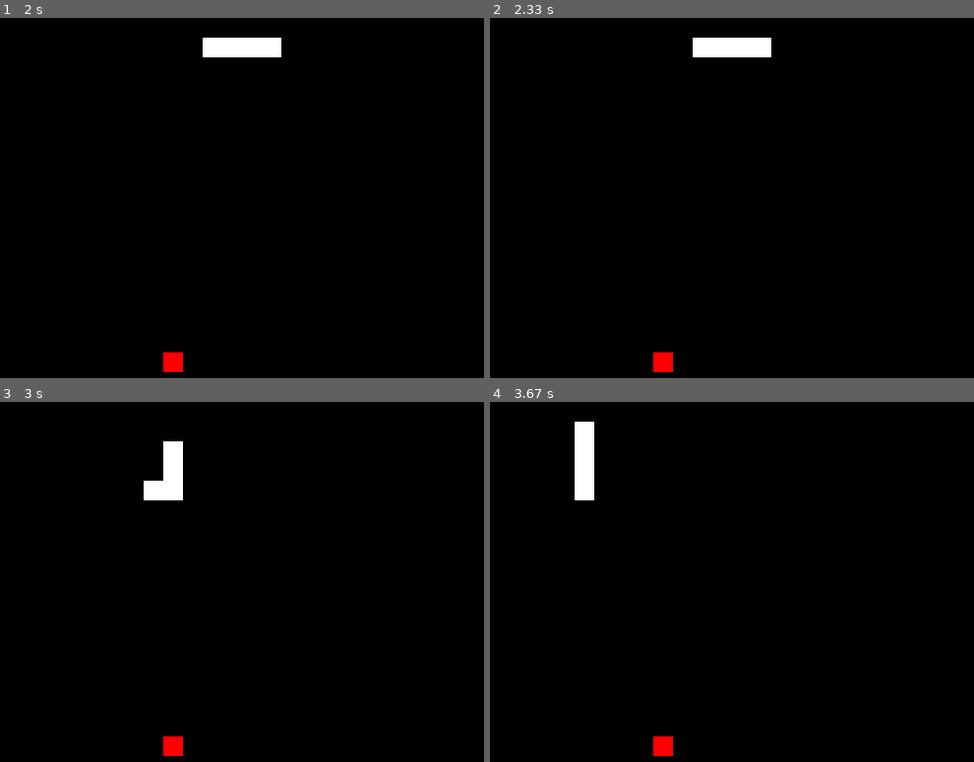
Above: before the commit, frames 1-4 (two rows, left to right).
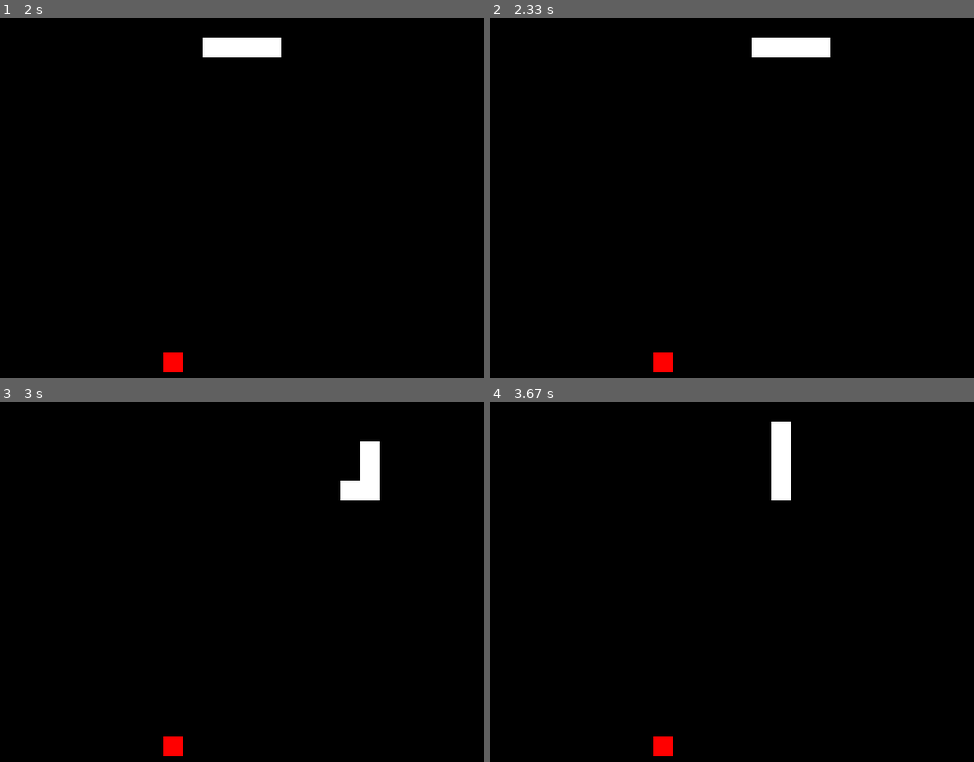
Above: after the commit, the same moments.

Repository: breathfisheva/pygamelearning
Game: pygame game, started from snake.py
The game is run twice, just before and just after one commit, with the same random seed, the same clock (stepped at 60 frames per second) and the same inputs.
Inputs:
- Up to frame 1 (2 s): hold Right 0.33-0.8 s; hold Up 0.83-1.3 s; hold Right 1.33-1.8 s; hold Left from 1.83 s (still down)
- Up to frame 2 (2.33 s): keep holding Left
- Up to frame 3 (3 s): release Left at 2.37 s; hold Down 2.4-2.7 s; hold Left from 2.73 s (still down)
- Up to frame 4 (3.67 s): release Left at 3.13 s; hold Up 3.17-3.53 s; hold Right from 3.57 s (still down)

Frame 1 is identical in both runs. In frame 2, 1.3% of the frame differs, in the area x 41-71%, y 5-11%; in frame 3, 1.8%, in the area x 29-79%, y 10-28%; in frame 4, 1.8%.

Commit message:
fix snake bug, if previous direction is up, then next direction cannot be down, same as left and right

Diff:
--- a/snake.py
+++ b/snake.py
@@ -13,6 +13,7 @@
 eatfood = False
 
 direction = 'right'
+Changedirection = direction  # 加上changedirection变量
 
 clock = pygame.time.Clock()
 
@@ -27,6 +28,7 @@
     pygame.quit()
     exit()
 
+
 while True:
 
     for event in pygame.event.get():
@@ -34,13 +36,24 @@
             exit()
         elif event.type == KEYDOWN:
             if event.key == K_RIGHT:
-                direction = 'right'
+                Changedirection = 'right'
             if event.key == K_LEFT:
-                direction = 'left'
+                Changedirection = 'left'
             if event.key == K_UP:
-                direction = 'up'
+                Changedirection = 'up'
             if event.key == K_DOWN:
-                direction = 'down'
+                Changedirection = 'down'
+
+    #注意我们需要用changedirection作为下一步的方向，然后direction保留之前的方向，如果之前的方向是往上走的化，那下一步的方向就不能是往下走
+    if Changedirection == 'right' and direction!='left':
+        direction = Changedirection
+    if Changedirection == 'left' and direction!='right':
+        direction = Changedirection
+    if Changedirection == 'up' and direction!='down':
+        direction = Changedirection
+    if Changedirection == 'down' and direction!='up':
+        direction = Changedirection
+
 
     if direction == 'right':
         head[0] += 20
@@ -50,6 +63,7 @@
         head[1] -= 20
     if direction == 'down':
         head[1] += 20
+
 
     snake_segments_position.insert(0, (head[0], head[1])) #这里要传的head里面具体的值，如果直接把head传进去，会导致之前的值也变化。
 
Not shown, added: wiresshark.pdf
